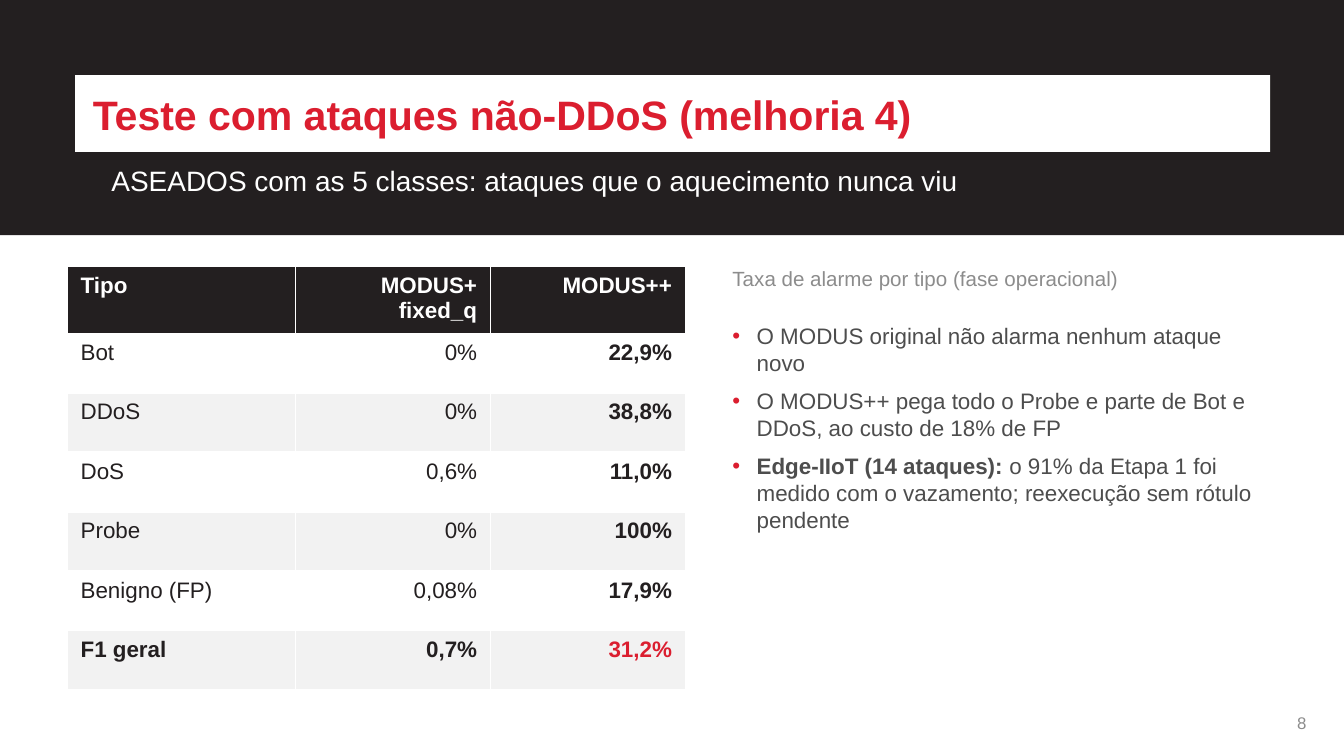
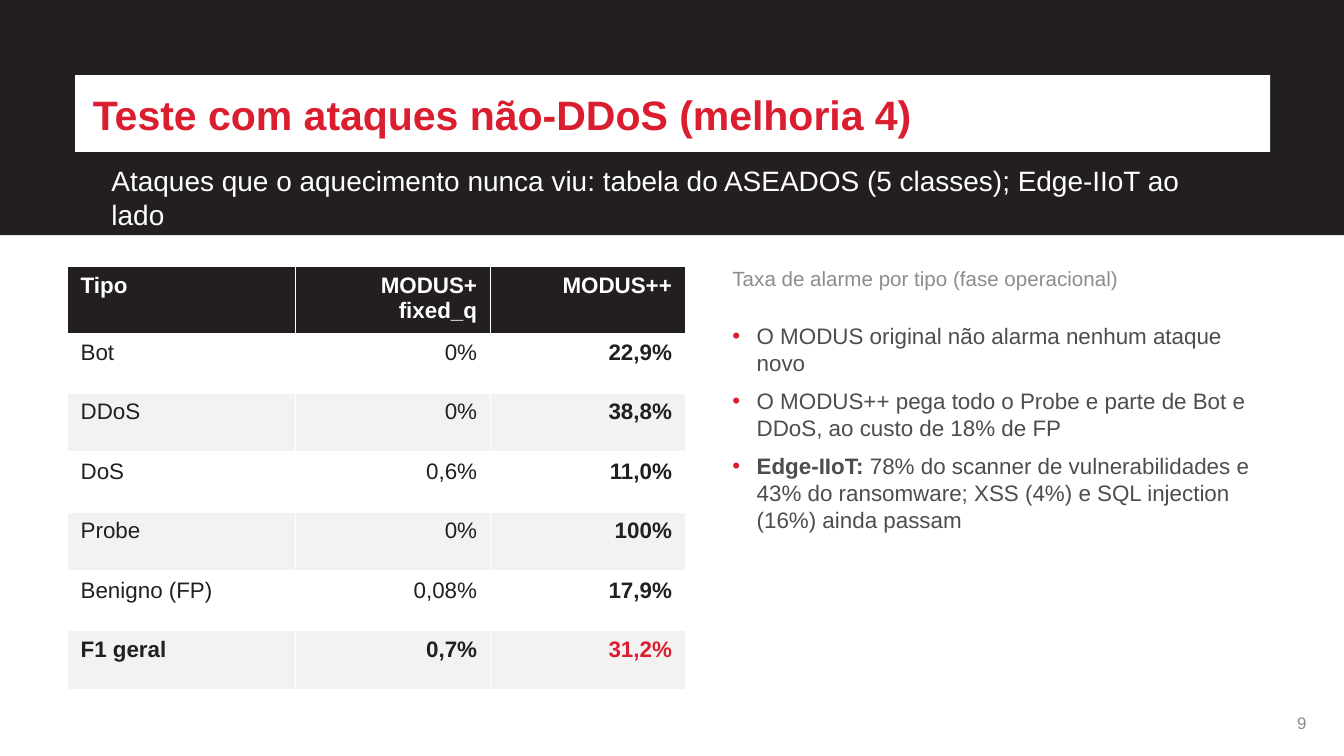
Before and after one commit to pedro664/replicacao-modus, a slide deck: slide 9 of Replicacao_MODUS_CIn_Etapa2.pptx (slide 8 before the commit). Drawn at 1344x756 pixels with LibreOffice and Linux fonts; fonts in the diff are those of the drawing. Boxes give left, top, right and bottom in pixels: in the first picture for what was removed or moved away, otherwise in the second. Text is boxed around its words. In the diff, an @@ line names an element or a change of style, - is before the commit and + after.

```diff
--- a/Replicacao_MODUS_CIn_Etapa2.pptx
+++ b/Replicacao_MODUS_CIn_Etapa2.pptx
@@ text at <box>111,170,1179,197</box>: text changed @@
-ASEADOS com as 5 classes: ataques que o aquecimento nunca viu
+Ataques que o aquecimento nunca viu: tabela do ASEADOS (5 classes); Edge-IIoT ao lado
@@ text at <box>757,458,1249,533</box>: text changed @@
-• Edge-IIoT (14 ataques): o 91% da Etapa 1 foi medido com o vazamento; reexecução sem rótulo pendente
+• Edge-IIoT: 78% do scanner de vulnerabilidades e 43% do ransomware; XSS (4%) e SQL injection (16%) ainda passam
```
Also in this commit, not shown: 2 other slides changed, 1 slide added, 16 other files.
